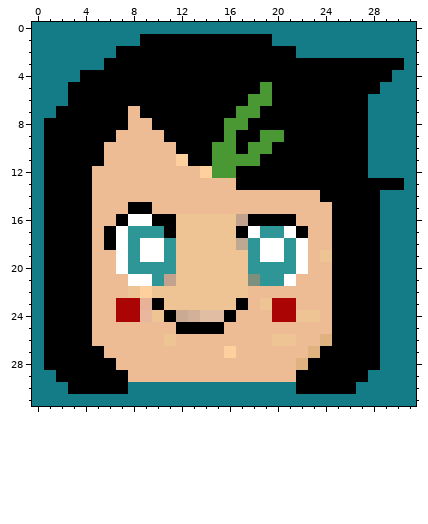
Pixel-art sprite: GeorgiaTech_Grad2025Pics/liko.png. Above is the file before it was changed.
The file is 32x32 pixels. Colours within 5 levels of each other are drawn and written as one.
New version:
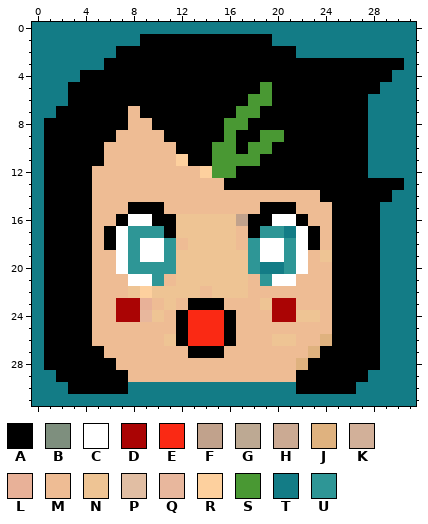
Palette (. is transparent): A #000000  B #7e8f7e  C #ffffff  D #aa0404  E #fa2914  F #c1a28c  G #bda993  H #cbaa93  J #dfb27f  K #d2b099  L #e8b198  M #eebc94  N #eec494  P #e1bea3  Q #e8b79d  R #fdd09e  S #499833  T #137c86  U #2e9696
Diff:
Changed rows in their new state; - is an unchanged pixel.
first column x 10:
13 ------A-------------
14 -------------------A
15 A--------AAA--------
16 ----------CCA-------
17 -------MA--TCA------
18 --M----M-----A------
20 ---------TT---------
21 -M------M-C---------
22 ----M---------------
23 M-MAAAMM------------
24 -MAEEE--------------
25 ---EEEA-------------
26 --AEEEA-------------
27 ---AAAM-------------
Pixel boxes of the changes (left, top, right, bottom) in both pictures:
changed: (152, 178, 320, 358)
changed: (380, 190, 392, 202)
